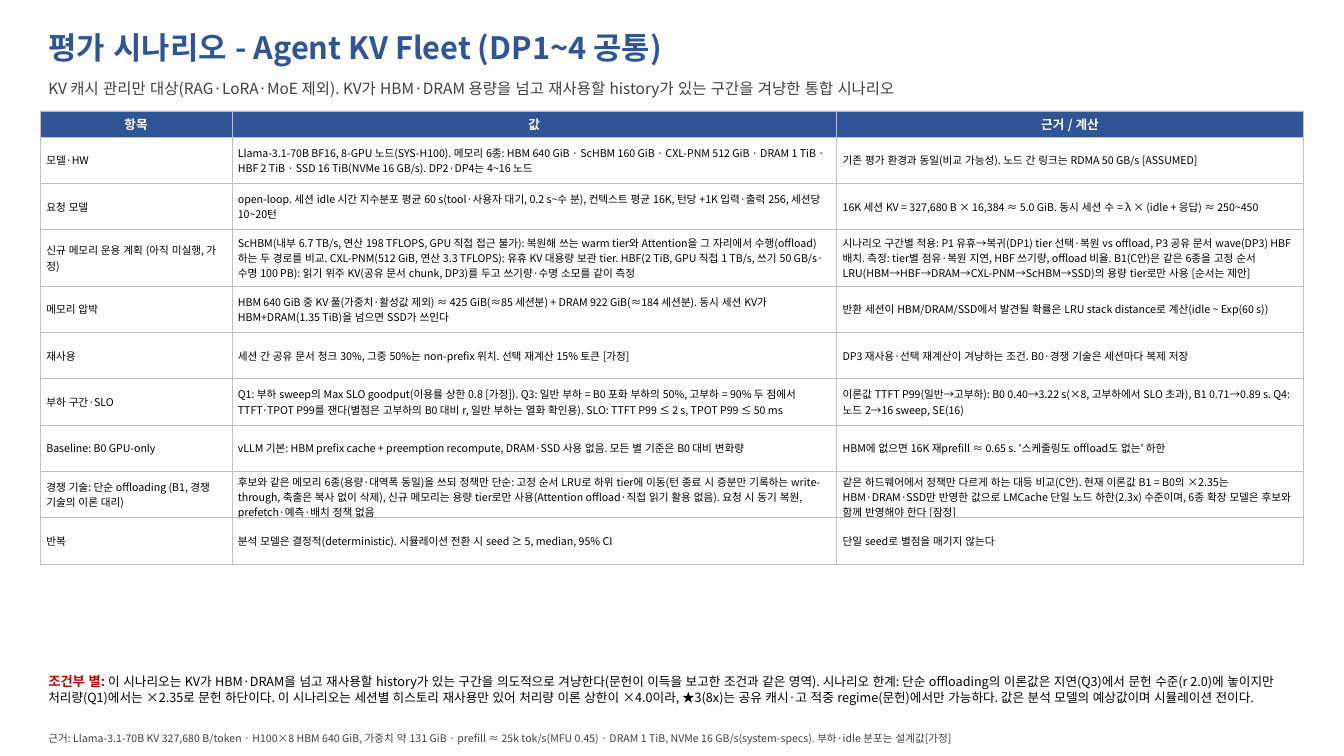
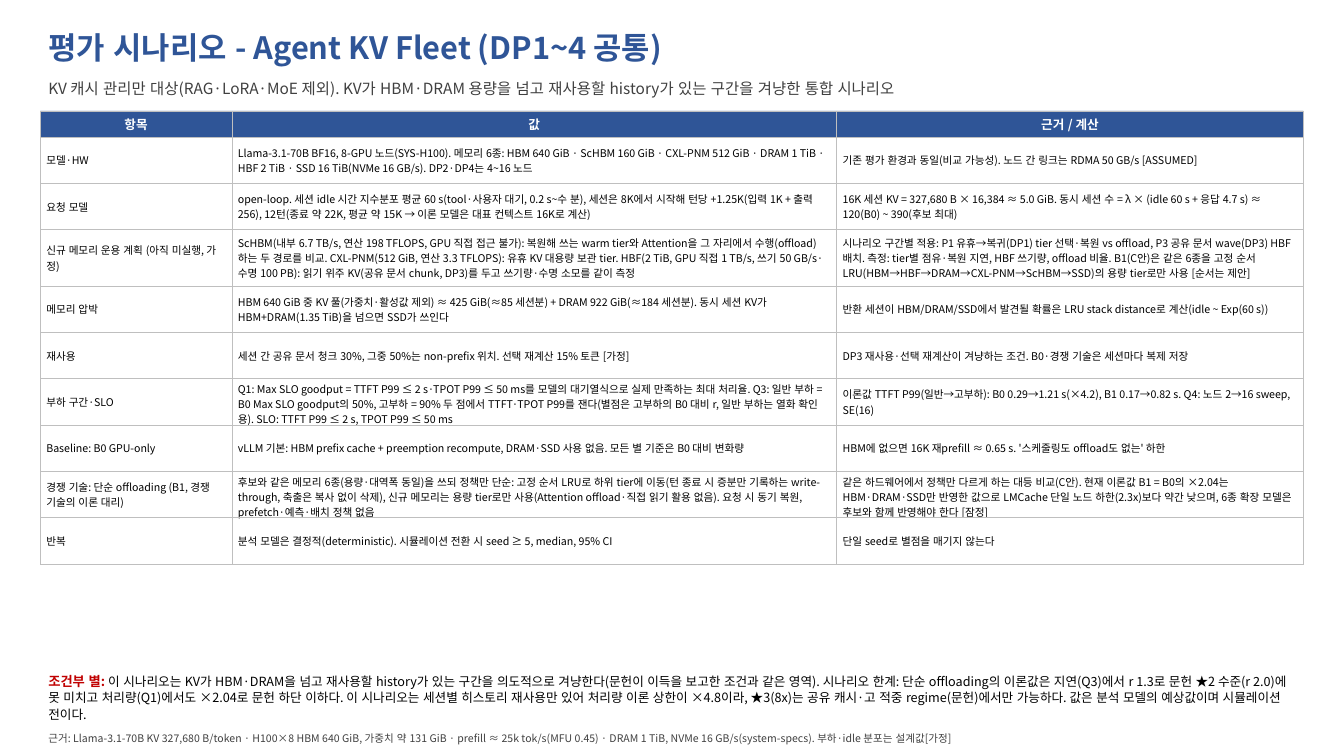
Before and after one commit to mkim0628/vllm, a slide deck: slide 21 of doc-mk/QA-criteria-v4/DP-QA-criteria-v4.pptx. Drawn at 1344x756 pixels with LibreOffice and Linux fonts; fonts in the diff are those of the drawing. Boxes give left, top, right and bottom in pixels: in the first picture for what was removed or moved away, otherwise in the second. Text is boxed around its words. In the diff, an @@ line names an element or a change of style, - is before the commit and + after.

```diff
--- a/doc-mk/QA-criteria-v4/DP-QA-criteria-v4.pptx
+++ b/doc-mk/QA-criteria-v4/DP-QA-criteria-v4.pptx
@@ table at (40,111,1304,555) @@
-row 3, column 2: open-loop. 세션 idle 시간 지수분포 평균 60 s(tool·사용자 대기, 0.2 s~수 분), 컨텍스트 평균 16K, 턴당 +1K 입력·출력 256, 세션당 10~20턴
+row 3, column 2: open-loop. 세션 idle 시간 지수분포 평균 60 s(tool·사용자 대기, 0.2 s~수 분), 세션은 8K에서 시작해 턴당 +1.25K(입력 1K + 출력 256), 12턴(종료 약 22K, 평균 약 15K → 이론 모델은 대표 컨텍스트 16K로 계산)
-row 3, column 3: 16K 세션 KV = 327,680 B × 16,384 ≈ 5.0 GiB. 동시 세션 수 = λ × (idle + 응답) ≈ 250~450
+row 3, column 3: 16K 세션 KV = 327,680 B × 16,384 ≈ 5.0 GiB. 동시 세션 수 = λ × (idle 60 s + 응답 4.7 s) ≈ 120(B0) ~ 390(후보 최대)
-row 7, column 2: Q1: 부하 sweep의 Max SLO goodput(이용률 상한 0.8 [가정]). Q3: 일반 부하 = B0 포화 부하의 50%, 고부하 = 90% 두 점에서 TTFT·TPOT P99를 잰다(별점은 고부하의 B0 대비 r, 일반 부하는 열화 확인용). SLO: TTFT P99 ≤ 2 s, TPOT P99 ≤ 50 ms
+row 7, column 2: Q1: Max SLO goodput = TTFT P99 ≤ 2 s·TPOT P99 ≤ 50 ms를 모델의 대기열식으로 실제 만족하는 최대 처리율. Q3: 일반 부하 = B0 Max SLO goodput의 50%, 고부하 = 90% 두 점에서 TTFT·TPOT P99를 잰다(별점은 고부하의 B0 대비 r, 일반 부하는 열화 확인용). SLO: TTFT P99 ≤ 2 s, TPOT P99 ≤ 50 ms
-row 7, column 3: 이론값 TTFT P99(일반→고부하): B0 0.40→3.22 s(×8, 고부하에서 SLO 초과), B1 0.71→0.89 s. Q4: 노드 2→16 sweep, SE(16)
+row 7, column 3: 이론값 TTFT P99(일반→고부하): B0 0.29→1.21 s(×4.2), B1 0.17→0.82 s. Q4: 노드 2→16 sweep, SE(16)
-row 9, column 3: 같은 하드웨어에서 정책만 다르게 하는 대등 비교(C안). 현재 이론값 B1 = B0의 ×2.35는 HBM·DRAM·SSD만 반영한 값으로 LMCache 단일 노드 하한(2.3x) 수준이며, 6종 확장 모델은 후보와 함께 반영해야 한다 [잠정]
+row 9, column 3: 같은 하드웨어에서 정책만 다르게 하는 대등 비교(C안). 현재 이론값 B1 = B0의 ×2.04는 HBM·DRAM·SSD만 반영한 값으로 LMCache 단일 노드 하한(2.3x)보다 약간 낮으며, 6종 확장 모델은 후보와 함께 반영해야 한다 [잠정]
@@ text at (48,675,1286,720): text changed @@
-조건부 별: 이 시나리오는 KV가 HBM·DRAM을 넘고 재사용할 history가 있는 구간을 의도적으로 겨냥한다(문헌이 이득을 보고한 조건과 같은 영역). 시나리오 한계: 단순 offloading의 이론값은 지연(Q3)에서 문헌 수준(r 2.0)에 놓이지만 처리량(Q1)에서는 ×2.35로 문헌 하단이다. 이 시나리오는 세션별 히스토리 재사용만 있어 처리량 이론 상한이 ×4.0이라, ★3(8x)는 공유 캐시·고 적중 regime(문헌)에서만 가능하다. 값은 분석 모델의 예상값이며 시뮬레이션 전이다.
+조건부 별: 이 시나리오는 KV가 HBM·DRAM을 넘고 재사용할 history가 있는 구간을 의도적으로 겨냥한다(문헌이 이득을 보고한 조건과 같은 영역). 시나리오 한계: 단순 offloading의 이론값은 지연(Q3)에서 r 1.3로 문헌 ★2 수준(r 2.0)에 못 미치고 처리량(Q1)에서도 ×2.04로 문헌 하단 이하다. 이 시나리오는 세션별 히스토리 재사용만 있어 처리량 이론 상한이 ×4.8이라, ★3(8x)는 공유 캐시·고 적중 regime(문헌)에서만 가능하다. 값은 분석 모델의 예상값이며 시뮬레이션 전이다.
```
Also in this commit, not shown: 14 other slides changed, 4 other files.
